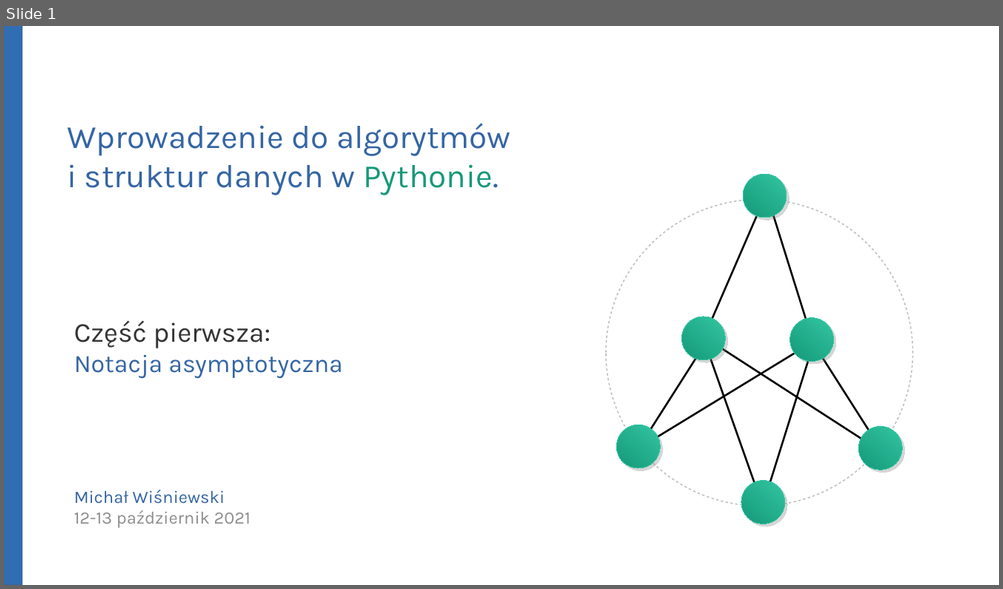
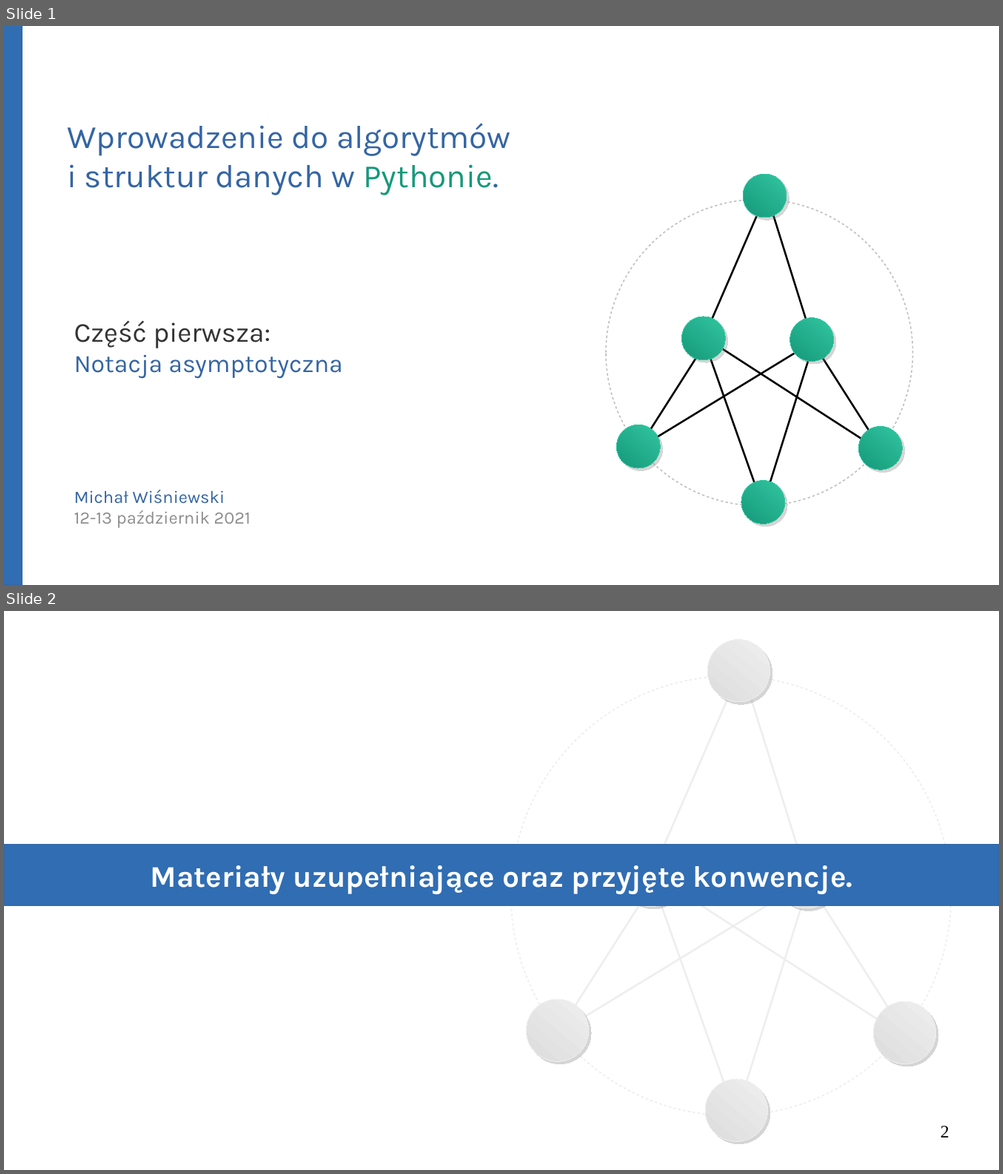
Before and after one commit to Michael-Wisniewski/algorithmic-workshop, a slide deck: gotowa.odp. Shown one above the other, each under a label of ours: slide 1 before the commit, slides 1 and 2 after it. The pictures are 1003x589 and 1003x1174 pixels, drawn with LibreOffice and Linux fonts; fonts in the diff are those of the drawing. Boxes give left, top, right and bottom in pixels: in the first picture for what was removed or moved away, otherwise in the second. Text is boxed around its words. In the diff, an @@ line names an element or a change of style, - is before the commit and + after.

```diff
--- a/gotowa.odp
+++ b/gotowa.odp
@@ slide 2 added at (x1=4, y1=611, x2=999, y2=1170), background #FFFFFF @@
@@ group added at (x1=511, y1=640, x2=952, y2=1142): 8 lines, 7 ellipses @@
@@ rectangle added at (x1=4, y1=845, x2=999, y2=906), fill #306DB3, outline #3465A4 0 pt, 24 pt, text #FFFFFF, bold @@
+Materiały uzupełniające oraz przyjęte konwencje.
@@ page number added at (x1=940, y1=1126, x2=949, y2=1138), 14 pt, text #000000 @@
+2
```
Also in this commit, not shown: 13 slides changed, 6 other slides added, 1 other file.
